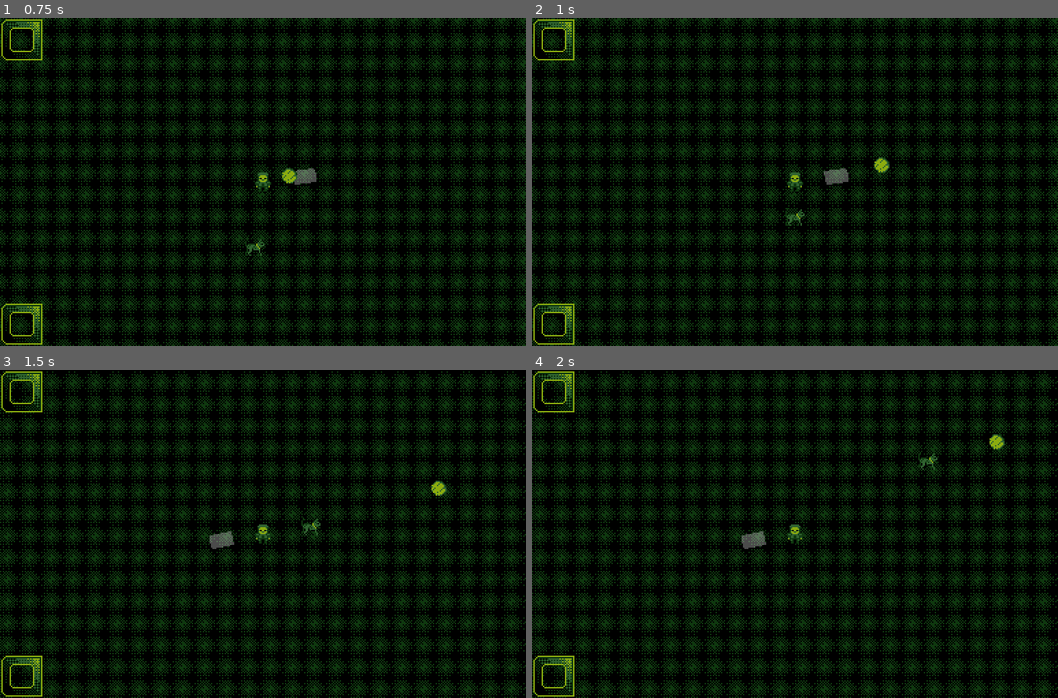
Above: before the commit, frames 1-4 (two rows, left to right).
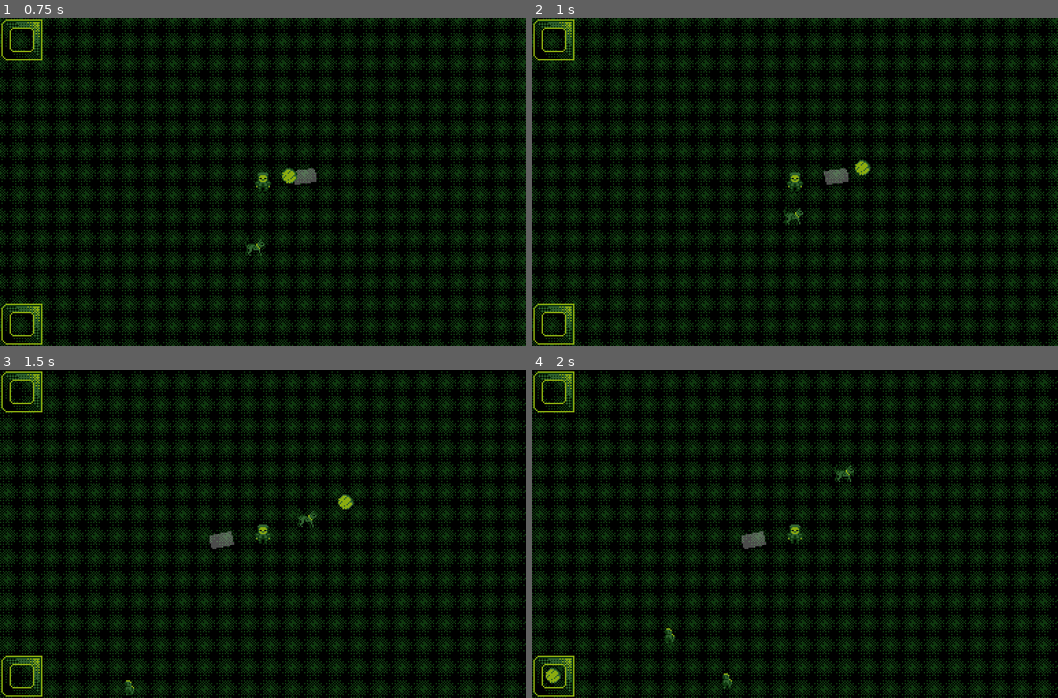
Above: after the commit, the same moments.

Repository: nullportal/dog-and-ball
Game: Godot game, scene res://Game.tscn
The game is run twice, just before and just after one commit, with the same random seed, the same clock (stepped at 60 frames per second) and the same inputs.
Inputs (mouse positions are in pixels of both pictures, inside the frame that each line leads up to):
- Up to frame 1 (0.75 s): tap Enter at 0.5 s; move the mouse to (378, 165) at 0.52 s; hold Right (ui_right) from 0.53 s (still down); click (378, 165) at 0.6 s
- Up to frame 2 (1 s): keep holding Right (ui_right)
- Up to frame 3 (1.5 s): move the mouse to (157, 550) at 1.27 s; release Right (ui_right) at 1.28 s; hold Down (ui_down) from 1.28 s (still down); click (157, 550) at 1.35 s
- Up to frame 4 (2 s): keep holding Down (ui_down)

Frame 1 is identical in both runs. In frame 2, 0.3% of the frame differs, in the area x 47-68%, y 42-64%; in frame 3, 0.4%; in frame 4, 0.5%, in the area x 2-90%, y 19-98%.

Commit message:
[CHURN] Add health regen

Diff:
--- a/Entities/Dog/Dog.tscn
+++ b/Entities/Dog/Dog.tscn
@@ -33,7 +33,11 @@
 [node name="AttackArea" parent="." instance=ExtResource( 6 )]
 
 [node name="Health" parent="." instance=ExtResource( 3 )]
+MAX_HEALTH = 100
 HEALTH_POINTS = 100
+HEALTH_REGEN = true
+HEALTH_REGEN_WAIT = 5
+HEALTH_REGEN_AMOUNT = 25
 
 [node name="HealthDisplay" parent="." instance=ExtResource( 8 )]
 
--- a/Entities/Enemies/EnemyOrchestrator.gd
+++ b/Entities/Enemies/EnemyOrchestrator.gd
@@ -16,5 +16,6 @@
 	spawner.stop_spawning()
 
 func attach_spawner(spawner):
-	print('Initialising spawner %s' % [spawner.name])
+	print('enemyOrchestrator initialising spawner %s' % [spawner.name])
+	spawner.start_spawning()
 	spawners.append(spawner)
--- a/Entities/Enemies/EnemySpawnerArea.tscn
+++ b/Entities/Enemies/EnemySpawnerArea.tscn
@@ -10,6 +10,7 @@
 ]]
 collision_layer = 8
 script = ExtResource( 1 )
+SPAWN_INTERVAL = 2
 
 [node name="CollisionShape2D" type="CollisionShape2D" parent="."]
 self_modulate = Color( 0.984314, 0, 0.831373, 1 )
--- a/Entities/Enemies/Zombie.tscn
+++ b/Entities/Enemies/Zombie.tscn
@@ -61,7 +61,7 @@
 hframes = 7
 
 [node name="Health" parent="." instance=ExtResource( 3 )]
-HEALTH_POINTS = 10
+HEALTH_POINTS = 3
 
 [node name="HealthDisplay" parent="." instance=ExtResource( 6 )]
 visible = false
--- a/Entities/Health.gd
+++ b/Entities/Health.gd
@@ -1,19 +1,49 @@
 extends Node
 
 signal HEALTH_CHANGED(prev, curr)
-signal HEALTH_DEPLETED(overkill)
+signal HEALTH_DEPLETED(overkill, who)
 
+export var MAX_HEALTH = 0 # TODO Actually use in instances
 export var HEALTH_POINTS = 0
+export var HEALTH_REGEN = false
+export var HEALTH_REGEN_WAIT = 0
+export var HEALTH_REGEN_AMOUNT = 0
+
+onready var healthOwner = get_parent()
+onready var timer = $Timer
 
 func _ready():
+	# TODO Separate max HP and current HP in exports
+	self.MAX_HEALTH = self.HEALTH_POINTS
+
 	self.connect('HEALTH_CHANGED', get_node('/root/Game'), 'health_changed')
-	print(get_parent().name, ' initialised with ', self.HEALTH_POINTS, 'HP')
+	self.connect('HEALTH_DEPLETED', get_node('/root/Game'), 'health_depleted')
+	print(healthOwner.name, ' initialised with ', self.HEALTH_POINTS, 'HP')
+
+func _process(_delta):
+	if self.HEALTH_REGEN:
+		var healths = health_regen(self.HEALTH_REGEN_AMOUNT)
+		if healths != null:
+			self.HEALTH_POINTS = healths['new_health']
+			emit_signal('HEALTH_CHANGED', healthOwner, healths['old_health'], healths['new_health'])
+			timer.start(self.HEALTH_REGEN_WAIT)
 
 func reduce(n):
 	var old_health = self.HEALTH_POINTS
 	self.HEALTH_POINTS -= n
 	var new_health = self.HEALTH_POINTS
 
-	emit_signal('HEALTH_CHANGED', get_parent(), old_health, new_health)
+	emit_signal('HEALTH_CHANGED', healthOwner, old_health, new_health)
 	if new_health <= 0:
-		emit_signal('HEALTH_DEPLETED', abs(old_health - new_health)) # NOTE Currently unused
+		emit_signal('HEALTH_DEPLETED', abs(old_health - new_health), healthOwner)
+
+func reset_health_regen_timer(wait_time):
+	timer.start(wait_time)
+
+func health_regen(amount):
+	var old_health = self.HEALTH_POINTS
+	var new_health = self.HEALTH_POINTS
+	if !timer.time_left && old_health < self.MAX_HEALTH:
+		new_health = clamp(old_health + amount, 0, self.MAX_HEALTH) # XXX Not working?
+		return {'old_health': old_health, 'new_health': new_health}
+	return null
--- a/Entities/Health.tscn
+++ b/Entities/Health.tscn
@@ -2,6 +2,8 @@
 
 [ext_resource path="res://Entities/Health.gd" type="Script" id=1]
 
-
 [node name="Health" type="Node"]
 script = ExtResource( 1 )
+
+[node name="Timer" type="Timer" parent="."]
+one_shot = true
--- a/Game.gd
+++ b/Game.gd
@@ -41,6 +41,9 @@
 		var knockback = fromNode.position.direction_to(toNode.position)
 		toNode.set_knockback(knockback * fromNode.combat.KNOCKBACK_FORCE)
 
+	if toNode.health.HEALTH_REGEN:
+		toNode.health.reset_health_regen_timer(toNode.health.HEALTH_REGEN_WAIT)
+
 func health_changed(node, oldHealth, newHealth):
 	if node.healthDisplay:
 		print('%s health changed from %s to %s'%[node.name, oldHealth, newHealth])
--- a/Game.tscn
+++ b/Game.tscn
@@ -11,6 +11,7 @@
 [ext_resource path="res://UI/PlayerUI.tscn" type="PackedScene" id=9]
 [ext_resource path="res://UI/DogUI.tscn" type="PackedScene" id=10]
 [ext_resource path="res://Entities/Enemies/EnemyOrchestrator.gd" type="Script" id=11]
+[ext_resource path="res://Entities/Enemies/Zombie.tscn" type="PackedScene" id=12]
 
 [node name="Game" type="Node"]
 script = ExtResource( 4 )
@@ -31,6 +32,9 @@
 position = Vector2( 64, 320 )
 collision_mask = 2147483651
 
+[node name="Health" parent="World/Dog" index="5"]
+HEALTH_REGEN_AMOUNT = 10
+
 [node name="Player" parent="World" instance=ExtResource( 1 )]
 position = Vector2( 64, 256 )
 collision_mask = 1
@@ -38,11 +42,20 @@
 
 [node name="PlayerCameraArea" parent="World/Player" instance=ExtResource( 5 )]
 
+[node name="PlayerCamera" parent="World/Player/PlayerCameraArea" index="1"]
+visible = true
+
 [node name="EnemySpawnerArea" parent="World" instance=ExtResource( 8 )]
-position = Vector2( -320, 0 )
+position = Vector2( -392, 0 )
 
 [node name="EnemySpawnerArea4" parent="World" instance=ExtResource( 8 )]
-position = Vector2( 448, 512 )
+position = Vector2( 496, 520 )
+
+[node name="Zombie" parent="World" instance=ExtResource( 12 )]
+position = Vector2( 0, 392 )
+
+[node name="Zombie2" parent="World" instance=ExtResource( 12 )]
+position = Vector2( 56, 432 )
 
 [node name="UI" type="CanvasLayer" parent="."]
 script = ExtResource( 7 )
@@ -51,4 +64,6 @@
 
 [node name="DogUI" parent="UI" instance=ExtResource( 10 )]
 
+[editable path="World/Dog"]
+[editable path="World/Dog/Health"]
 [editable path="World/Player/PlayerCameraArea"]
--- a/Items/Ball.gd
+++ b/Items/Ball.gd
@@ -60,6 +60,7 @@
 func bounce(collision):
 	state = ROLLING
 	velocity = velocity.bounce(collision.normal)
+	FRICTION *= 4
 
 func rolling(delta):
 	velocity = velocity.move_toward(
--- a/Items/Ball.tscn
+++ b/Items/Ball.tscn
@@ -18,6 +18,7 @@
 "_edit_group_": true
 }
 ACCELERATION = 4
+THROW_DISTANCE = 10
 
 [node name="PickupableArea" type="Area2D" parent="."]
 modulate = Color( 1, 1, 1, 0.172549 )
--- a/UI/HealthDisplay.gd
+++ b/UI/HealthDisplay.gd
@@ -12,15 +12,16 @@
 onready var healthbar = $Healthbar
 
 func _ready():
-  # TODO Init with max health
+  # FIXME Awful hack
+  healthbar.max_value = get_parent().get_node('Health').MAX_HEALTH
   hide()
 
 func update_display(n):
   healthbar.texture_progress = hiBar
   if n < healthbar.max_value * 0.75:
-      healthbar.texture_progress = midBar
+	  healthbar.texture_progress = midBar
   if n < healthbar.max_value * 0.35:
-      healthbar.texture_progress = lowBar
+	  healthbar.texture_progress = lowBar
   if n < healthbar.max_value:
-      show()
+	  show()
   healthbar.value = n
Not shown: 1 places in Game.tscn that only renumber resources
